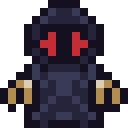
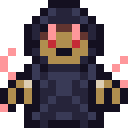
Layer changes from the first w=128, h=128 image to the second:
added layer "Human" above "Jinn" over bbox(0, 24, 128, 112)
renamed "Pasted Layer" to "Jinn", painted on it over bbox(0, 24, 128, 112)
